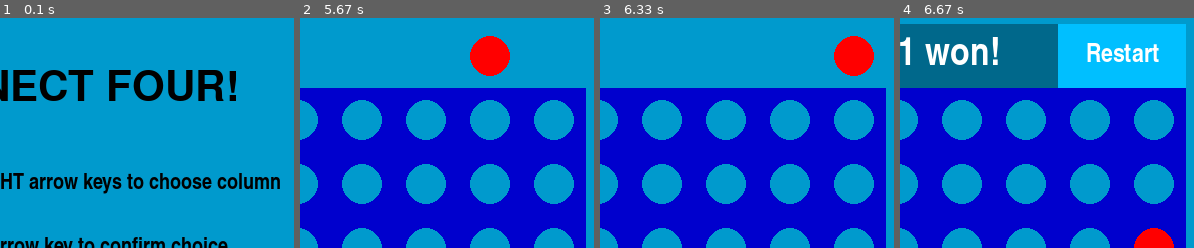
Above: before the commit, frames 1-4 (left to right).
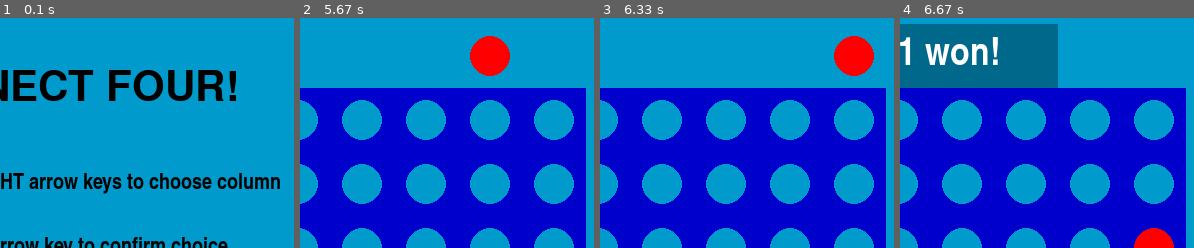
Above: after the commit, the same moments.

Repository: buck272/connect-four-pygame
Game: pygame game, started from main.py
Same seed, same stepped clock (60 frames per second), same inputs: the game is played once before the commit and once after it.
Inputs (mouse positions are % of the whole screen's width and height, from its top left):
- Up to frame 1 (0.1 s): no input
- Up to frame 2 (5.67 s): press the mouse at (23, 71) at 0.37 s; move the mouse to (36, 67) at 0.47 s; release the mouse at (48, 63) at 0.6 s; hold Left 0.67-1.2 s; move the mouse to (25, 2) at 0.7 s; hold Down 1.23-1.53 s; hold Left 1.57-1.97 s; hold Right 2-2.63 s; hold Down 2.67-3.03 s; hold Left 3.07-3.53 s; hold Right 3.57-4.03 s; hold Right 4.07-4.53 s; hold Left 4.57-5.1 s; hold Down 5.13-5.43 s; hold Left from 5.47 s (still down)
- Up to frame 3 (6.33 s): release Left at 5.87 s; hold Right from 5.9 s (still down)
- Up to frame 4 (6.67 s): release Right at 6.53 s; hold Down from 6.57 s (still down)
The pictures show only the part of the screen within x 39-89%, y 0-50%; the shares and areas given below are measured in that part.

Frames 1-3 are identical in both runs. In frame 4, 12% of the frame differs, in the area x 53-98%, y 2-31%.

Commit message:
Debug session 1

Diff:
--- a/game.py
+++ b/game.py
@@ -146,12 +146,13 @@
             i = 0
             player = 1
             column = 0
-            while True:
+            mode_running = True
+            while mode_running:
                 self.display_surface.fill(BG_COLOR)
                 self.draw_board()
                 self.draw_coin()
                 if self.has_winner():
-                    break
+                    mode_running = False
                 if player == 1:
                     self.display_surface.blit(self.p1.coin.render(), COLUMNS_CHOICE[i])
                 elif player == -1:
@@ -187,11 +188,13 @@
             i = 0
             player = 1
             column = 0
-            while True:
+            mode_running = True
+            while mode_running:
                 self.display_surface.fill(BG_COLOR)
                 self.draw_board()
                 self.draw_coin()
                 if self.has_winner():
+                    mode_running = False
                     break
                 if player == 1:
                     self.display_surface.blit(self.p1.coin.render(), COLUMNS_CHOICE[i])
@@ -231,9 +234,8 @@
                 self.clock.tick(FRAMERATE)
 
     def winner_screen(self):
-        restart = False
-        winner_screen = True
-        while winner_screen:
+        winner_running = True
+        while winner_running:
             winner_text = Text(CELL_WIDTH * 5, CELL_HEIGHT * 1, "deepskyblue4", "", "white", "Impact", 36)
             if self.winner == "player 1":
                 winner_text.text = "Player 1 won!"
@@ -245,25 +247,26 @@
                 winner_text.text = "Computer won!"
                 self.display_surface.blit(winner_text.render(), (CELL_WIDTH * 2, CELL_HEIGHT * 1))
 
-            restart_button = Button(CELL_WIDTH * 2, CELL_HEIGHT, "deepskyblue1", "Restart", "white", "Impact", 24)
-            self.display_surface.blit(restart_button.render(), (CELL_WIDTH * 7, CELL_HEIGHT))
-
-            x, y = pygame.mouse.get_pos()
-            if (x >= CELL_WIDTH * 7 and x <= CELL_WIDTH *9) and (y >= CELL_HEIGHT and y <= CELL_HEIGHT * 2):
-                restart_button.btn_color = "green3"
-                self.display_surface.blit(restart_button.render(), (CELL_WIDTH * 7, CELL_HEIGHT))
-
             for event in pygame.event.get():
                 if event.type == pygame.QUIT:
                     pygame.quit()
                     sys.exit()
 
-            if pygame.mouse.get_pressed()[0]:
-                x, y = pygame.mouse.get_pos()
-                if (x >= CELL_WIDTH * 7 and x <= CELL_WIDTH *9) and (y >= CELL_HEIGHT and y <= CELL_HEIGHT * 2):
-                    restart = True
-                    winner_screen = False
+        #   restart_button = Button(CELL_WIDTH * 2, CELL_HEIGHT, "deepskyblue1", "Restart", "white", "Impact", 24)
+        #   self.display_surface.blit(restart_button.render(), (CELL_WIDTH * 7, CELL_HEIGHT))
+        #
+        #   x, y = pygame.mouse.get_pos()
+        #   if (x >= CELL_WIDTH * 7 and x <= CELL_WIDTH *9) and (y >= CELL_HEIGHT and y <= CELL_HEIGHT * 2):
+        #       restart_button.btn_color = "green3"
+        #       self.display_surface.blit(restart_button.render(), (CELL_WIDTH * 7, CELL_HEIGHT))
+
+        #   if pygame.mouse.get_pressed()[0]:
+        #       x, y = pygame.mouse.get_pos()
+        #       if (x >= CELL_WIDTH * 7 and x <= CELL_WIDTH *9) and (y >= CELL_HEIGHT and y <= CELL_HEIGHT * 2):
+        #           restart = True
+        #           self.display_surface.fill(BG_COLOR)
+        #           winner_running = False
 
             pygame.display.update()
             self.clock.tick(FRAMERATE)
-        return restart
+        #return restart
--- a/settings.py
+++ b/settings.py
@@ -75,15 +75,3 @@
         text_surface.center = (self.width / 2, self.height / 2)
         text_block.blit(text, text_surface)
         return text_block
-
-def reset():
-    # set columns choice section default coordinates
-    COLUMNS_CHOICE = []
-    for i in range(2, 9):
-        COLUMNS_CHOICE.append((CELL_WIDTH * i, CELL_HEIGHT))
-
-    # set default board
-    GAME_BOARD = [[] for i in range(7)]
-
-    # set default check for winner board
-    WINNER_BOARD = [[" " for i in range(6)] for i in range(7)]
